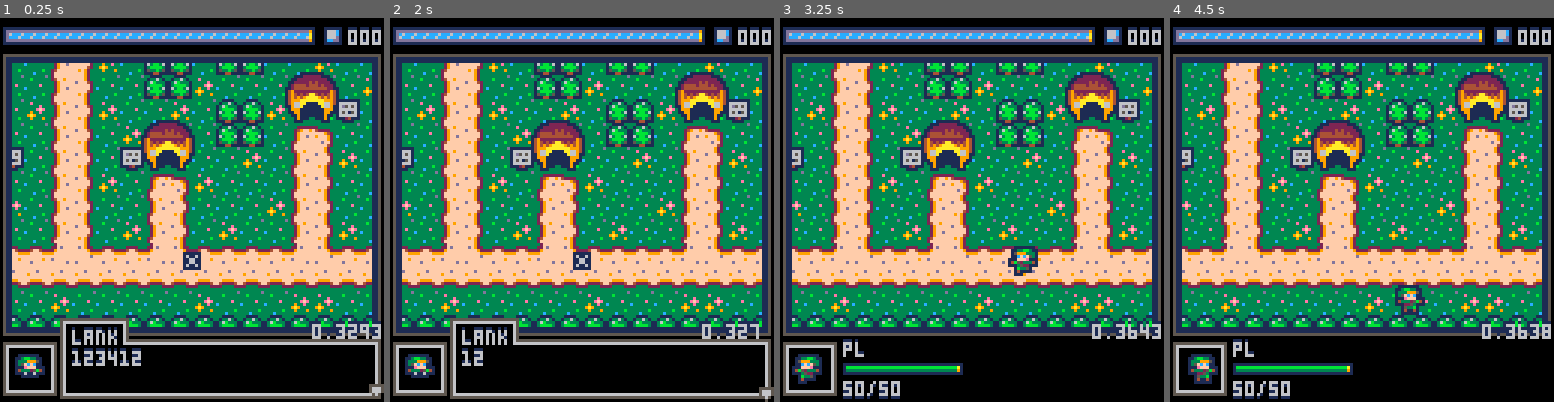
Above: before the commit, frames 1-4 (left to right).
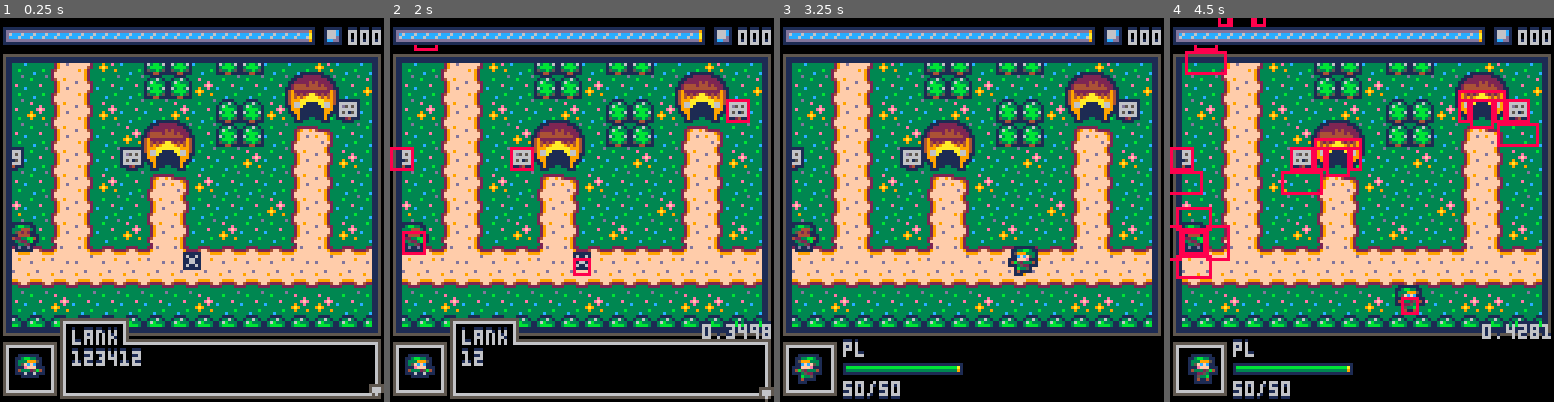
Above: after the commit, the same moments.

Repository: alanxoc3/zeldo-game
Game: PICO-8 cartridge zeldo.p8
The game is run twice, just before and just after one commit, with the same random seed, the same clock (stepped at 60 frames per second) and the same inputs.
Inputs:
- Up to frame 1 (0.25 s): no input
- Up to frame 2 (2 s): tap X (X key) at 0.33, 1.07, 1.85 s; tap O (Z key) at 0.7, 1.7 s; hold Right from 1.6 s (still down)
- Up to frame 3 (3.25 s): release Right at 2.1 s; tap O (Z key) at 2.1, 2.5, 2.9 s; hold Up 2.15-2.42 s; hold Right 2.47-3.03 s; tap X (X key) at 2.97 s; hold Left from 3.08 s (still down)
- Up to frame 4 (4.5 s): tap O (Z key) at 3.3, 3.7, 4.1 s; release Left at 3.58 s; hold Down 3.63-3.97 s; hold Right from 4.02 s (still down); tap X (X key) at 4.08 s

The runs differ from the first frame. In frame 1, 0.8% of the frame differs, in the area x 3-100%, y 53-84%; in frame 2, 1.3%; in frame 3, 0.8%; in frame 4, 4.2%, in the area x 0-100%, y 0-84%.

Commit message:
Added pot and lark npc.
But I finally hit the character limit. I gotta brainstorm now, how to
get around this.

Diff:
--- a/src/demo.lua
+++ b/src/demo.lua
@@ -108,6 +108,8 @@
 -- compress:
 -- 16285 15360
 
+g_debug = false
+
 function _init()
    poke(0x5f34, 1) -- for pattern colors.
    g_pal_gray = gun_vals("5,5,13,13,5,6,6,6,6,6,6,6,13,6,6")
@@ -131,6 +133,7 @@
 end
 
 function _update60()
+   if btnp(5) then g_debug = not g_debug end
    tl_update(g_tl)
    tbox_interact()
 end
@@ -139,7 +142,7 @@
    cls()
    call_not_nil("d", g_tl)
    ttbox_draw(20,107)
-   zprint(stat(1), 104, 102) -- debug
+   if g_debug then zprint(stat(1), 104, 102) end
 end
 
 function game_update()
@@ -213,7 +216,8 @@
       inventory_draw(64,59)
    end
 
-   -- acts_loop("dim", "debug_rect") -- debug
+   if g_debug then acts_loop("dim", "debug_rect") end
+
    draw_status()
    -- print(g_rooms[g_cur_room].n or g_cur_room, 30, 110, 7)
    -- draw_glitch_effect()
@@ -230,13 +234,7 @@
 function game_init()
    map_init()
    g_pl = gen_pl(0, 0)
-   -- load_room("lank's path", 2, 18)
-   -- load_room("sword sanctuary", 37, 59)
-   -- load_room("field", 52, 30) -- debug tech
    load_room("villa", 21, 29)
-   -- load_room("title", 101, 36)
-   -- load_room("cas_1", 69, 30)
-   -- load_room("cem_2", 99, 29)
 
    --load_room("tom_1", 125, 27)
    tbox("lank:12341234561 1901234567890 234123456 8901234567890hh ")
--- a/src/menu.lua
+++ b/src/menu.lua
@@ -1,4 +1,3 @@
---
 -- a box with a character inside.
 function draw_ma(x, y, a)
    camera(-x,-y)
--- /dev/null
+++ b/src/npcs.lua
@@ -0,0 +1,24 @@
+g_att.lark = function(x, y)
+   return create_actor([[
+      id=$lark$,
+      att={
+         sind=108,rx=.5,ry=.5,iyy=-2,
+         x=@1, y=@2, i=@3, u=@4
+      }, par={$confined$,$ospr$,$wall$}
+      ]],x,y, function(a)
+         local func = function()
+            if btnp(4) and g_selected == "interact" then
+               tbox("lark:heya lank, i'm yer biggest fan!")
+            end
+         end
+
+         local big_w = 6/8
+         gen_trigger_block(a.x+1, a.y, .5, big_w, func)
+         gen_trigger_block(a.x-1, a.y, .5, big_w, func)
+         gen_trigger_block(a.x, a.y+1, big_w, .5, func)
+         gen_trigger_block(a.x, a.y-1, big_w, .5, func)
+      end, function(a)
+         a.xf = a.x-g_pl.x > 0
+      end
+   )
+end
--- a/src/objects.lua
+++ b/src/objects.lua
@@ -130,3 +130,15 @@
       end
    )
 end
+
+g_att.pot = function(x, y)
+   return create_actor([[
+      id=$pot$,
+      att={
+         sind=49,rx=.375,ry=.375,
+         x=@1, y=@2,
+         touchable=true,
+      }, par={$bounded$,$confined$,$tcol$,$ospr$,$col$,$mov$},
+      ]],x,y
+   )
+end
--- a/src/story.lua
+++ b/src/story.lua
@@ -3,7 +3,7 @@
       $debug$={      n=$debug$,    c=03,t=10,x=000,y=00,w=128,h=64 },
       $vilfd$={      n=$hiroll$,   c=03,t=10,x=000,y=16,w=64,h=16,l={$for_1$,063,36}},
 
-      $villa$={n=$hiroll$,   c=03,t=17,x=000,y=16,w=32,h=16,l={$for_1$,063,38},r={$field$,033,29}
+      $villa$={n=$hiroll$,   c=03,t=17,x=000,y=16,w=32,h=16,l={$for_1$,063,38},r={$field$,033,29},
          {$house$,16,18.5,$h_lan$,28,15},
          {$house$,20,24.5,$h_bob$,12,15},
          {$house$,12,24.5,$h_sho$,12,07},
@@ -14,69 +14,81 @@
          {$sign$,18.5,24.5,$sign:bob and bobett's home$},
          {$sign$,13.5,24.5,$sign:hiroll shop$},
          {$sign$,04.5,22.5,$sign:ole banjo's house$},
-         {$sign$,27.5,22.5,$sign:hiroll tutorial$}
+         {$sign$,27.5,22.5,$sign:hiroll tutorial$},
+         {$lark$,14,28}
       },
-      $field$={      n=$hiroll$,   c=03,t=17,x=032,y=16,w=32,h=16,l={$villa$,031,29},r={$cem_1$,033,02}},
+
+      $field$={n=$hiroll$,   c=03,t=17,x=032,y=16,w=32,h=16,l={$villa$,031,29},r={$cem_1$,033,02}},
 
       $for_1$={n=$forest$,   c=03,t=10,x=048,y=32,w=16,h=08,r={$villa$,001,29},l={$for_2$,063,44},u={$for_0$,040,62},d={$for_0$,040,54},
-         {$house$,60,34.5,$h_lar$,28,15}
+         {$house$,60,34.5,$h_lar$,28,15},
+         {$sign$,58.5,34.5,$sign:lark's house$}
       },
 
-      $for_2$={      n=$forest$,   c=03,t=10,x=048,y=40,w=16,h=08,r={$for_1$,049,36},l={$for_0$,046,58},u={$for_0$,040,62},d={$for_3$,060,49}},
-      $for_3$={      n=$forest$,   c=03,t=10,x=048,y=48,w=16,h=08,r={$for_0$,034,58},l={$for_4$,063,60},u={$for_2$,060,47},d={$for_0$,040,54}},
+      $for_2$={n=$forest$,   c=03,t=10,x=048,y=40,w=16,h=08,r={$for_1$,049,36},l={$for_0$,046,58},u={$for_0$,040,62},d={$for_3$,060,49}},
+      $for_3$={n=$forest$,   c=03,t=10,x=048,y=48,w=16,h=08,r={$for_0$,034,58},l={$for_4$,063,60},u={$for_2$,060,47},d={$for_0$,040,54}},
 
       $for_4$={n=$forest$,   c=03,t=10,x=048,y=56,w=16,h=08,r={$for_3$,049,52},l={$for_0$,046,58},u={$for_5$,040,51},d={$for_0$,040,54},
          {$house$,56,58.5,$h_nav$, 20, 07},
          {$top$,56,60}
       },
 
-      $for_5$={      n=$forest$,   c=03,t=10,x=032,y=40,w=16,h=12,u={$for_6$,040,39},d={$for_4$,052,57}},
-      $for_6$={      n=$forest$,   c=03,t=10,x=032,y=32,w=16,h=08,d={$for_5$,040,41}},
-      $for_0$={      n=$forest$,   c=03,t=10,x=032,y=52,w=16,h=12 },
+      $for_5$={n=$forest$,   c=03,t=10,x=032,y=40,w=16,h=12,u={$for_6$,040,39},d={$for_4$,052,57}},
+      $for_6$={n=$forest$,   c=03,t=10,x=032,y=32,w=16,h=08,d={$for_5$,040,41}},
+      $for_0$={n=$forest$,   c=03,t=10,x=032,y=52,w=16,h=12 },
 
-      $cem_1$={      n=$cemetary$, c=13,t=10,x=032,y=00,w=16,h=08,l={$field$,063,29},r={$cem_2$,097,29}},
+      $cem_1$={n=$cemetary$, c=13,t=10,x=032,y=00,w=16,h=08,l={$field$,063,29},r={$cem_2$,097,29}},
 
-      $cem_2$={i=@03,n=$cemetary$, c=13,t=10,x=096,y=00,w=16,h=32,l={$cem_1$,047,06},r={$cem_3$,033,12},
+      $cem_2$={n=$cemetary$, c=13,t=10,x=096,y=00,w=16,h=32,l={$cem_1$,047,06},r={$cem_3$,033,12},
          {$house$,100,27.5,$h_gra$, 04, 07}
       },
 
-      $cem_3$={      n=$cemetary$, c=13,t=10,x=032,y=08,w=16,h=08,l={$cem_2$,111,29},r={$mnt_1$,049,12}},
+      $cem_3$={n=$cemetary$, c=13,t=10,x=032,y=08,w=16,h=08,l={$cem_2$,111,29},r={$mnt_1$,049,12}},
 
-      $mnt_1$={      n=$canyon$,   c=04,t=10,x=048,y=00,w=16,h=16,l={$cem_3$,047,12},r={$mnt_2$,085,30}},
-      $mnt_2$={      n=$canyon$,   c=04,t=10,x=084,y=12,w=12,h=20,l={$mnt_1$,063,04},u={$mnt_3$,088,11}},
+      $mnt_1$={n=$canyon$,   c=04,t=10,x=048,y=00,w=16,h=16,l={$cem_3$,047,12},r={$mnt_2$,085,30}},
+      $mnt_2$={n=$canyon$,   c=04,t=10,x=084,y=12,w=12,h=20,l={$mnt_1$,063,04},u={$mnt_3$,088,11}},
 
-      $mnt_3$={i=@04,n=$canyon$,   c=04,t=10,x=080,y=00,w=16,h=12,d={$mnt_2$,090,13},
+      $mnt_3$={n=$canyon$,   c=04,t=10,x=080,y=00,w=16,h=12,d={$mnt_2$,090,13},
          {$house$,088,01.5,$cas_1$,69,31,102}
       },
 
-      $tom_1$={      n=$tomb$,     c=13,t=10,x=112,y=24,w=16,h=08,d={$cem_2$,104,04},u={$tom_2$,120,23}},
-      $tom_2$={      n=$tomb$,     c=13,t=10,x=112,y=12,w=16,h=12,d={$tom_1$,120,25},u={$tom_3$,120,11}},
-      $tom_3$={      n=$tomb$,     c=13,t=10,x=112,y=00,w=16,h=12,d={$tom_2$,120,13}},
+      $tom_1$={n=$tomb$,     c=13,t=10,x=112,y=24,w=16,h=08,d={$cem_2$,104,04},u={$tom_2$,120,23}},
+      $tom_2$={n=$tomb$,     c=13,t=10,x=112,y=12,w=16,h=12,d={$tom_1$,120,25},u={$tom_3$,120,11}},
+      $tom_3$={n=$tomb$,     c=13,t=10,x=112,y=00,w=16,h=12,d={$tom_2$,120,13}},
 
-      $cas_1$={      n=$castle$,   c=13,t=10,x=064,y=22,w=10,h=10,d={$mnt_3$,088,02},r={$cas_2$,075,27}},
-      $cas_2$={      n=$castle$,   c=13,t=10,x=074,y=22,w=10,h=10,l={$cas_1$,073,27},u={$cas_3$,079,21}},
-      $cas_3$={      n=$castle$,   c=13,t=10,x=064,y=12,w=20,h=10,d={$cas_2$,079,23},u={$cas_4$,072,11}},
-      $cas_4$={      n=$castle$,   c=13,t=10,x=064,y=00,w=16,h=12,d={$cas_3$,072,13}},
+      $cas_1$={n=$castle$,   c=13,t=10,x=064,y=22,w=10,h=10,d={$mnt_3$,088,02},r={$cas_2$,075,27}},
+      $cas_2$={n=$castle$,   c=13,t=10,x=074,y=22,w=10,h=10,l={$cas_1$,073,27},u={$cas_3$,079,21}},
+      $cas_3$={n=$castle$,   c=13,t=10,x=064,y=12,w=20,h=10,d={$cas_2$,079,23},u={$cas_4$,072,11}},
+      $cas_4$={n=$castle$,   c=13,t=10,x=064,y=00,w=16,h=12,d={$cas_3$,072,13}},
 
-      $tec_1$={      n=$tech$,     c=13,t=10,x=112,y=56,w=16,h=08,l={$tec_2$,111,60},u={$tec_3$,120,55}},
-      $tec_2$={      n=$tech$,     c=13,t=10,x=096,y=44,w=16,h=20,r={$tec_1$,113,60}},
-      $tec_3$={      n=$tech$,     c=13,t=10,x=112,y=44,w=16,h=12,d={$tec_1$,120,57},u={$tec_4$,120,43}},
-      $tec_4$={      n=$tech$,     c=13,t=10,x=112,y=32,w=16,h=12,d={$tec_3$,120,45}},
+      $tec_1$={n=$tech$,     c=13,t=10,x=112,y=56,w=16,h=08,l={$tec_2$,111,60},u={$tec_3$,120,55}},
+      $tec_2$={n=$tech$,     c=13,t=10,x=096,y=44,w=16,h=20,r={$tec_1$,113,60}},
+      $tec_3$={n=$tech$,     c=13,t=10,x=112,y=44,w=16,h=12,d={$tec_1$,120,57},u={$tec_4$,120,43}},
+      $tec_4$={n=$tech$,     c=13,t=10,x=112,y=32,w=16,h=12,d={$tec_3$,120,45}},
 
-      $h_gra$={      n=$house$,    c=04,t=10,x=000,y=00,w=08,h=08,d={$cem_2$,100,28}},
-      $h_sho$={      n=$house$,    c=04,t=10,x=008,y=00,w=08,h=08,d={$villa$,012,25}},
-      $h_nav$={      n=$house$,    c=03,t=10,x=016,y=00,w=08,h=08,d={$for_4$,056,59}},
-      $b_lan$={      n=$house$,    c=04,t=10,x=024,y=00,w=08,h=08,d={$h_lan$,028,09}},
-      $b_lar$={      n=$house$,    c=04,t=10,x=024,y=00,w=08,h=08,d={$h_lar$,028,09}},
+      $h_gra$={n=$house$,    c=04,t=10,x=000,y=00,w=08,h=08,d={$cem_2$,100,28}},
+      $h_sho$={n=$house$,    c=04,t=10,x=008,y=00,w=08,h=08,d={$villa$,012,25}},
+      $h_nav$={n=$house$,    c=03,t=10,x=016,y=00,w=08,h=08,d={$for_4$,056,59}},
+      $b_lan$={n=$house$,    c=04,t=10,x=024,y=00,w=08,h=08,d={$h_lan$,028,09}},
+      $b_lar$={n=$house$,    c=04,t=10,x=024,y=00,w=08,h=08,d={$h_lar$,028,09},
+         {$pot$,25.5,1.5},
+         {$pot$,25.5,6.5},
+         {$pot$,30.5,1.5},
+         {$pot$,30.5,6.5}
+      },
 
-      $h_ban$={      n=$house$,    c=04,t=10,x=000,y=08,w=08,h=08,d={$villa$,006,23}},
-      $h_bob$={      n=$house$,    c=04,t=10,x=008,y=08,w=08,h=08,d={$villa$,020,25}},
-      $h_inf$={      n=$house$,    c=04,t=10,x=016,y=08,w=08,h=08,d={$villa$,026,23}},
-      $h_lan$={      n=$house$,    c=04,t=10,x=024,y=08,w=08,h=08,d={$villa$,016,19},u={$b_lan$,028,07}},
-      $h_lar$={      n=$house$,    c=04,t=10,x=024,y=08,w=08,h=08,d={$for_1$,060,35},u={$b_lar$,028,07}},
+      $h_ban$={n=$house$,    c=04,t=10,x=000,y=08,w=08,h=08,d={$villa$,006,23}},
+      $h_bob$={n=$house$,    c=04,t=10,x=008,y=08,w=08,h=08,d={$villa$,020,25}},
+      $h_inf$={n=$house$,    c=04,t=10,x=016,y=08,w=08,h=08,d={$villa$,026,23}},
+      $h_lan$={n=$house$,    c=04,t=10,x=024,y=08,w=08,h=08,d={$villa$,016,19},u={$b_lan$,028,07}},
+      $h_lar$={n=$house$,    c=04,t=10,x=024,y=08,w=08,h=08,d={$for_1$,060,35},u={$b_lar$,028,07},
+         {$pot$,26.5,11.5},
+         {$pot$,30.5,13.5},
+         {$lark$,28,12.5}
+      },
 
-      $title$={    n=$title$,  c=03, x=96,  y=32, w=11, h=10 },
-      $endle$={    n=$endless$,c=13, x=96,  y=32, w=16, h=12 }
+      $title$={n=$title$,  c=03, x=96,  y=32, w=11, h=10 },
+      $endle$={n=$endless$,c=13, x=96,  y=32, w=16, h=12 }
    ]])
 
    for k, v in pairs(g_rooms) do
--- a/zeldo.p8
+++ b/zeldo.p8
@@ -13,7 +13,7 @@
 #include src/story.lua
 #include src/map.lua
 #include src/pattern.lua
-#include src/inventory.lua
+
 #include src/menu.lua
 #include src/logo.lua
 #include src/tbox.lua
@@ -21,9 +21,13 @@
 #include src/view.lua
 
 #include src/monsters.lua
+#include src/objects.lua
+#include src/npcs.lua
+#include src/inventory.lua
+
 #include src/move_funcs.lua
 #include src/pl.lua
-#include src/objects.lua
+
 #include src/squares.lua
 
 -- tests
@@ -54,14 +58,14 @@
 011a911001111110011a91100111111019a11100111111111310000001b1000000ccdd0000760070000000000288200017777771024dd4200077770000900000
 013bb310013bb3100124421001244210124421001244210011100000013100000000000000700000000000000022000011111111002222000009000009000000
 01111110011111100111111001111110111111001111110000000000011100000000000000000000000000000000000000000000000000000000000000000000
-011111100111111000000000000000001536e35101111111111111111111111000000000000000000000000003bb330000000000000000000000000000000000
-1133331001b13b100011110007777760153ee3511155535555555355555555110000000000000000000000003339995000000000000000000000000000000000
-13399910013331101116611107d57560133eee5115e3333333e3333333e3335100000000000000000000000035fcfc0000700700007007000070070000700700
-13fcfc101111311116dd6d6107776660153ee3511eeeeee6eeeeeee6eeeeeee100000000000000000000000000efff0000077000000770000007700000077000
-11ffff11122444411d1111d607561560153ee3511eeeeeee6eeeeeee6eeeeee1000000000000000000000000433325b400077000000770000007700000077000
-1332253111244411d11001160666666015eee33115333e3333333e3333333e510022530000225300002253000000000000700700007007000070070000700700
-11253311012244101100001100024000153ee35111555555553555555535551100533b0000533b0000533b000000000000000000000000000000000000000000
-01111110011111100000000000000000153e63510111111111111111111111100040040000000400004000000000000000000000000000000000000000000000
+000000000000000000000000000000001536e35101111111111111111111111000000000000000000000000003bb330000000000000000000000000000000000
+0033330000b03b000011110007777760153ee3511155535555555355555555110000000000000000000000003339995000000000000000000000000000000000
+03399900003330001116611107d57560133eee5115e3333333e3333333e3335100000000000000000000000035fcfc0000700700007007000070070000700700
+03fcfc000000300016dd6d6107776660153ee3511eeeeee6eeeeeee6eeeeeee100000000000000000000000000efff0000077000000770000007700000077000
+00ffff00022444401d1111d607561560153ee3511eeeeeee6eeeeeee6eeeeee1000000000000000000000000433325b400077000000770000007700000077000
+0332253000244400d11001160666666015eee33115333e3333333e3333333e510022530000225300002253000000000000700700007007000070070000700700
+00253300002244001100001100024000153ee35111555555553555555535551100533b0000533b0000533b000000000000000000000000000000000000000000
+00000000000000000000000000000000153e63510111111111111111111111100040040000000400004000000000000000000000000000000000000000000000
 00011111111110000000000000000000000000000000000000000000000000000045450003cbbbc000d676000033b300002882000028820004999a0000400000
 0011d667766d1100001111111111110000000000000000000000000000000000045a4a503bbbbbb30062620005233b400282282008222280099f99a00a90cf00
 011ddd6666ddd110015d67666676d5100099ae0000000900009000000005555501144110cbbbb33b00d6660003f8f830025555500282282009f3f394a94fccad
@@ -98,7 +102,7 @@
 000222220022220022000000fdffffffffffffdf1155544445554444444555111010101010101010101010000000000070707070707070707070707070707070
 00249ff9224ff422f4222200ffffffdfffffffff1222222222222222222222211010111101474747474747110111101010100111111110101010100111105b6b
 0029ffff99ffff99ffff9420fffffffffdffffff1222222222222222222222211010454545454545451010000000000070707171707070707070707070707070
-0029ffdffffffffff9fff920ffffff99ffffffff1555555555555555555555511011010111474702024747111111011010111147471101111101331101115b6b
+0029ffdffffffffff9fff920ffffff99ffffffff1555555555555555555555511011010111474702024747111111011010111147471101111101111101115b6b
 0029ffffffffff9ffffff920fffff922229fffff1544444444422224444444511045450111011101454510000000000070707171717070041470707171707070
 024fffffffdffffffffdff20fffd92200229fdff1222444444422224444422211001110111474702024747110111111011114724344708181818181828115b6b
 02fffffffffffffffffff420ffff92000029ffff1222444444444455444422211045010101111111014510000000000070707171717070051570707171717070
@@ -293,19 +297,19 @@
 0000000000020202000000000000000000000000000202020000000000000000000000000002020200000000000000000202000202020202000000000000000000000000000000000000000000000000020202000000020200000000000000000202020202020201000000000000000002020202020202020000000000000000
 __map__
 d7d6d6d6d6d6d6d6d7d6d6d6d6d6d6d6d7d6d6d6d6d6d6d6d7d6d6d6d6d6d6d6b6b70303030303030303030303030303b6b7a5a6a6a6a6a6a6a6a6a6a6a6959606060606060606060606060606060606676667666766671414666766676667660303030303030303030303030303030334363636363636363636363636363636
-d7333120201515d7d7151515151515d7d7111111111111d7d7311515151531d7c4c58081818203808181818181818203b6b78081818181820202020202029596060616161616161717161616161616066667666766676614146766676667666703050305030503a3a40305030503050334041313131313131313131313130434
+d7333120201515d7d7151515151515d7d7111111111111d7d7151515151515d7c4c58081818203808181818181818203b6b78081818181820202020202029596060616161616161717161616161616066667666766676614146766676667666703050305030503a3a40305030503050334041313131313131313131313130434
 d7151520201515d7d7151515151515d7d7111111111111d7d7151515151515d7d4d5a08483a203a08483a1a1a1849203b6b79083a1a18492141414141414a5a60616161616161617171616161616160687666766671414141414146667666795031212291212b0b3b4b012121212120334131313131313131313131313131334
 d7323215153232d7d7323209083232d7d7111111111111d7d7151520201515d7b6b70390920303039092120312909203b6b790920202909381818181818181810616161616161617171616161616160697871414141414424314141414149596031229121212b11229b112121229120334131313131313131313131313131334
 d7311515151531d7d7311515151531d7d7111111111111d7d7151520201515d7b6b70390921203129092030303909203b6b7909202029083a1a18483a1a1a1a106171717161616171716161617171706969714424314145253141442431495960305050412121280821212120405050334131313131313131313131313131334
 d7151515151515d7d7151515151515d7d7111111111111d7d7151515151515d7b6b70390938181819493820380949381b6b7909381819492020290921414858606161617161616171716161617161606969714525314141414141452531495960312121212122990921212121212120334131313131313131313131313131334
-d7311515151531d7d7311515151531d7d7111111111111d7d7311515151531d7b6b703a0a1a1a1a1a1a1a203a0a1a1a1b6b7a0a18483a1a2020290921414959606161617161616171716161617161606969714141414141414141414141495960329121203031290922912121229120334131313131313131313131313131334
+d7311515151531d7d7311515151531d7d7111111111111d7d7151515151515d7b6b703a0a1a1a1a1a1a1a203a0a1a1a1b6b7a0a18483a1a2020290921414959606161617161616171716161617161606969714141414141414141414141495960329121203031290922912121229120334131313131313131313131313131334
 d6d6d6c6c7d6d6d7d6d6d6c6c7d6d6d7d6d6d61111d6d6d7d6d6d6c6c7d6d6d7b6b70303030303030303030303030303b6b7141490921414141490921414959606171717161616171716161617171706969714424314141414141442431495960305120303031290938181818200050334131313131313131313131313131334
-d7d6e7e7e7e7d6d6d7d6e7e7e7e7d6d6d7d6e7e7e7e7d6d6d7d6e7c6c7e7d6d603030303030303030303030303030303b6b714149092141414149092141495960616161616161617171616161616160696971452531414424314145253149596031212030312129083a1a1849212120334131313131313131313131313131334
-d733f7f7f7f733d7d731f7f7f7f731d7d733f7f7f7f733d7d733f71515f733d70303031212121212121212121203b5b6b6b7141490920202808194938182959606161616161616171716161616161606969714141414145253141414141495960312121212122990921212909212120334131313131313131313131313131334
+d7d6e7e7e7e7d6d6d7d6e7e7e7e7d6d6d7d6e7e7e7e7d6d6d7d6d6c6c7d6d6d603030303030303030303030303030303b6b714149092141414149092141495960616161616161617171616161616160696971452531414424314145253149596031212030312129083a1a1849212120334131313131313131313131313131334
+d733f7f7f7f733d7d731f7f7f7f731d7d733f7f7f7f733d7d7151515151515d70303031212121212121212121203b5b6b6b7141490920202808194938182959606161616161616171716161616161606969714141414145253141414141495960312121212122990921212909212120334131313131313131313131313131334
 d7151515151515d7d7151515151515d7d7151515151515d7d7151515151515d70303121203120380818181818182b5b6b6b71414909202029083a1a18492959606061616161616171716161616160606969786868714141414141485868696960304298081818194920303909212040334041313131313131313131313130434
-d7424315154243d7d7151515151515d7d7153315153315d7d7313115153131d7818181820303039083a1a1a18492c4c5c4c5808194938181949202029092959606060606060606161606060606060606969796969787871414858695969696960329129083a1a1a1a20303909212120336363636363637131335363636363634
+d7424315154243d7d7151515151515d7d7153315153315d7d7151515151515d7818181820303039083a1a1a18492c4c5c4c5808194938181949202029092959606060606060606161606060606060606969796969787871414858695969696960329129083a1a1a1a20303909212120336363636363637131335363636363634
 d7525315155253d7d7151515151515d7d7151515151515d7d7151515151515d7a1a184938181819492030303a0a2d4d5d4d5a0a1a1a1a1a18492020290929596060606060606061616060606060606060606060696979796a71414a5959696960312129092120303030303909212120334363636363637131335363636363636
-d7151515151515d7d7301515151530d7d7151515151515d7d7241515151524d70303a0a1a1a1a1a1a20312031212b5b6b6b714141414141490938181949295960616161616161616160606161616161616161606969697a702808214a59596960305299092120303030303909212050334131313131313131304424313131334
+d7151515151515d7d7301515151530d7d7151515151515d7d7151515151515d70303a0a1a1a1a1a1a20312031212b5b6b6b714141414141490938181949295960616161616161616160606161616161616161606969697a702808214a59596960305299092120303030303909212050334131313131313131304424313131334
 d7151515151515d7d7151515151515d7d7151515151515d7d7151515151515d70303031212121212121212121203b5b6b6b7020202020202a0a1a1a1a1a295960616161616161616160606165816161616591606969697020290921414a595960312129092120303808181949229120334131313131313131304525313131334
 d6d6d6c6c7d6d6d7d6d6d6c6c7d6d6d7d6d6d6c6c7d6d6d7d6d6d6c6c7d6d6d70303030303030303030303030303b5b6b6b785868686868686868686868695960616160606060616160606161616694e161616069697a702029092141414959603291290921203039083a1a1a212120334131304040404131304040404131334
 b6b710111111101011111111111111111011111111101111111111101111b5b6b6b701010101010101010101010101010101010101010101010101010101b5b60616161642430642430606165a161616166c1606a6a71402029092481414a5a60304129092121212909212030312040334131304131304131313131304131334
